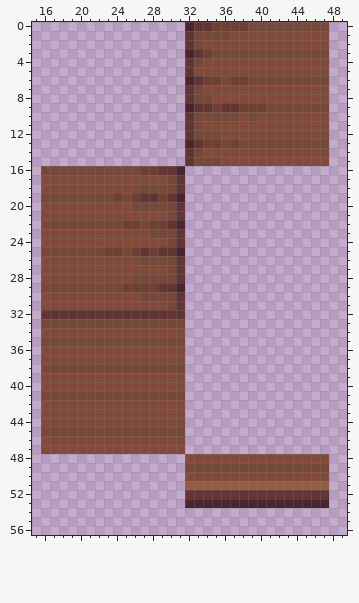
Two states of a pixel-art sprite, Resources/Textures/_CP14/Structures/Furniture/Tables/wood.rsi/state4.png. The first picture shows the starting point.
The file is 64x64 pixels. Colours within 5 levels of each other are drawn and written as one. Shown: x 15..49, y 0..56.
After:
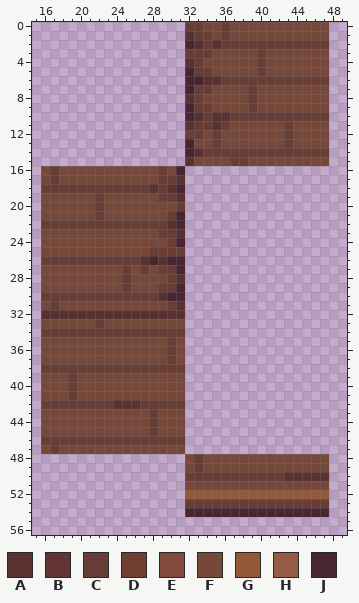
Palette (. is transparent): A #5a3131  B #623434  C #683d36  D #6f3f32  E #814a3a  F #754839  G #93593a  H #965c43  J #482530
Difference:
Changed rows in their new state; - is an unchanged pixel.
first column x 16:
 0 ----------------CCFFCFF---------
 1 ----------------ACC-CFFFFFFFFFFF
 2 ----------------JACACCCCCCCCCCCC
 3 ----------------CCC-----C-------
 4 ----------------ACFFFFFFCFFFFFFF
 5 ----------------JCCFFFFFCFFFFFFF
 6 -----------------JAACCCCCCCCCCCC
 7 ----------------JCCFFFFCFFFFFFFF
 8 ----------------AC-FFFFCFFFFFFFF
 9 -----------------CCFFFFCF-------
10 ----------------JACAACCCCCCCCCCC
11 ----------------ACCACFFFFFFCFFFF
12 ----------------CC-CFFFFFFFCFFFF
13 -----------------FFC-F-----C----
14 ----------------JACCCCCCCCCCCCCC
15 ----------------A---FCCFFFFFFFFF
16 -C---------FFCF-----------------
17 FCFFFFFFFFFFFCCA----------------
18 CCCCCCCCCCCCACAJ----------------
19 ------C-F-FFFCCA----------------
20 FFFFFFCFFF-----C----------------
21 FFFFFFCFFFFFFFCJ----------------
22 CCCCCCCCCCCCCCA-----------------
23 FFFFFFFFFFFF-CCA----------------
24 FFFFFFFFFFFFFFCJ----------------
25 -------FF-FFCCCC----------------
26 CCCCCCCCCCCAJAJJ----------------
27 FFFFFFFFFCFCFCCJ----------------
28 FFFFFFFFFC----CA----------------
29 ---------CFFFCC-----------------
30 CCCCCCCCCCCCCAJJ----------------
31 FCFFFFFFFFFFFFCA----------------
32 AAAAAAAAAAAAAAAA----------------
33 ------C-------------------------
34 CCCCCCCCCCCCCCCC----------------
35 --------------C-----------------
36 FFFFFFFFFFFFFFCF----------------
37 FFFFFFFFFFFFFFCF----------------
38 CCCCCCCCCCCCCCCC----------------
39 FFFCFFFFFFFFFFFF----------------
40 FFFCFFFFFFFFFFFF----------------
41 ---C----------------------------
42 CCCCCCCCAAACCCCC----------------
43 FFFFFFFFFFFFCFFF----------------
44 FFFFFFFFFFFFCFFF----------------
45 ------------C-------------------
46 CCCCCCCCCCCCCCCC----------------
47 FCFFFFFFFFFFFFFF----------------
48 ----------------FCFFFFFFFFFFFFFF
49 -----------------C--------------
50 ----------------CCCCCCCCCCCAAAAA
51 ----------------FFFFFFFFFFFFFFFF
52 ----------------GGGGGGGGGGGGGGGG
53 ----------------CCCCCCCCCCCCCCCC
54 ----------------JJJJJJJJJJJJJJJJ
